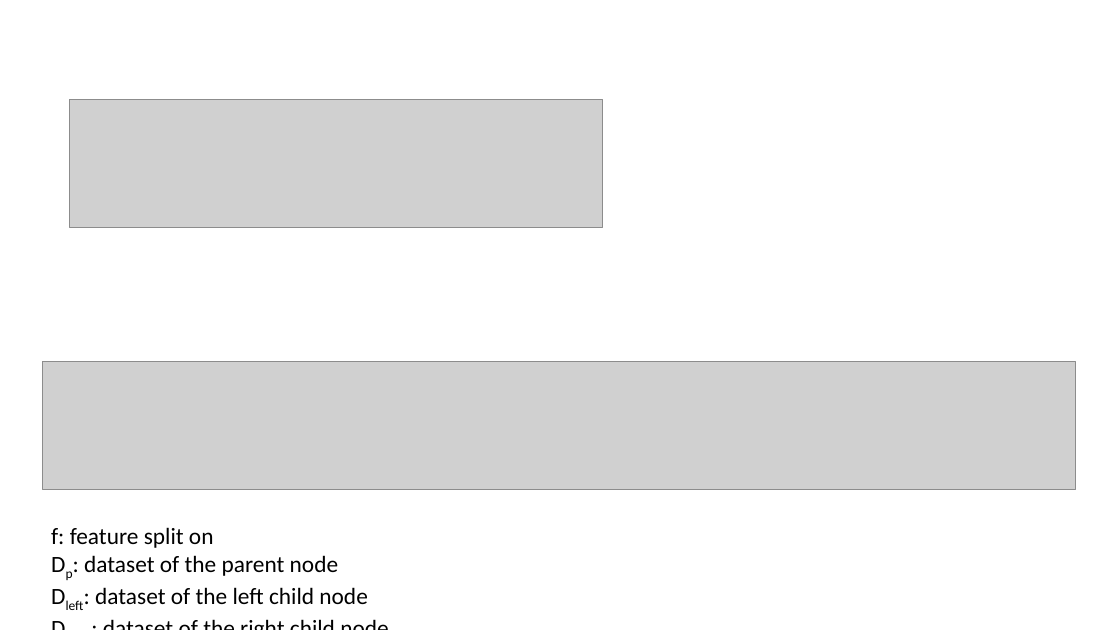
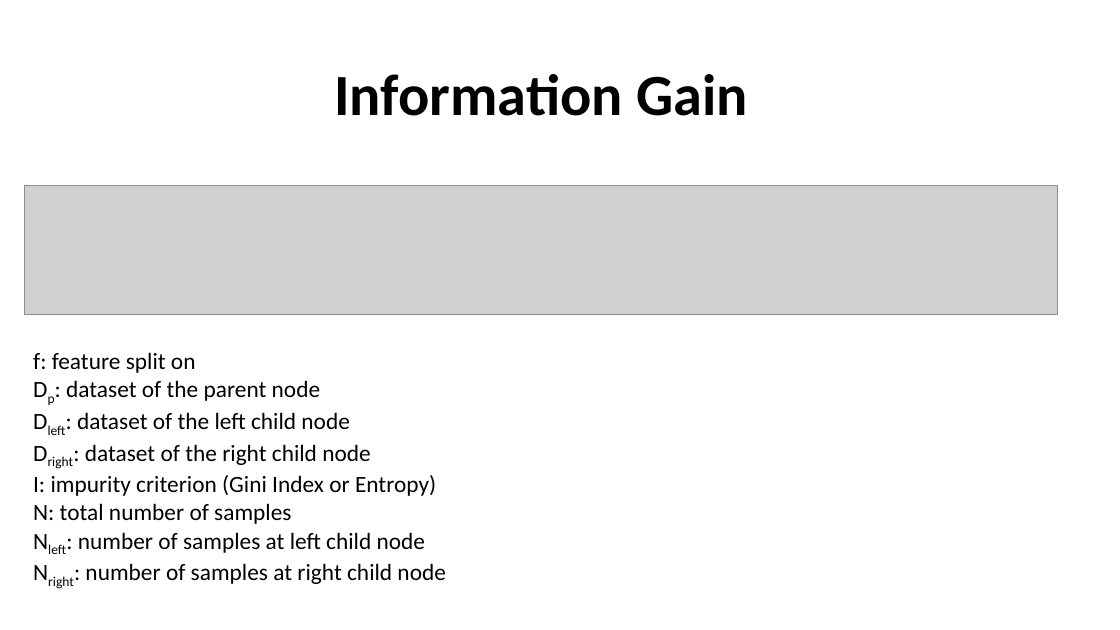
Before and after one commit to mGalarnyk/Python_Tutorials, a slide deck: slide 12 of Sklearn/DecisionTrees/powerpoint/DecisionComparison.pptx. Drawn at 1120x630 pixels with LibreOffice and Linux fonts; fonts in the diff are those of the drawing; grey boxes stand for pictures. Boxes give left, top, right and bottom in pixels: in the first picture for what was removed or moved away, otherwise in the second. Text is boxed around its words. In the diff, an @@ line names an element or a change of style, - is before the commit and + after.

```diff
--- a/Sklearn/DecisionTrees/powerpoint/DecisionComparison.pptx
+++ b/Sklearn/DecisionTrees/powerpoint/DecisionComparison.pptx
@@ text added at [334,74,747,116], 50 pt, text #000000, bold @@
+Information Gain
@@ picture removed at [70,99,603,228] @@
@@ picture: place and size @@
-picture at [43,361,1075,490]
+picture at [25,186,1058,314]
@@ text "f: feature split on": place and size @@
-text "f: feature split on" at [51,527,367,604]
+text "f: feature split on" at [33,352,445,584]
@@ text at [33,475,436,496]: text changed @@
-I: impurity criterion
+I: impurity criterion (Gini Index or Entropy)
```
Also in this commit, not shown: 1 other slide changed, 3 slides added, 9 other files.
